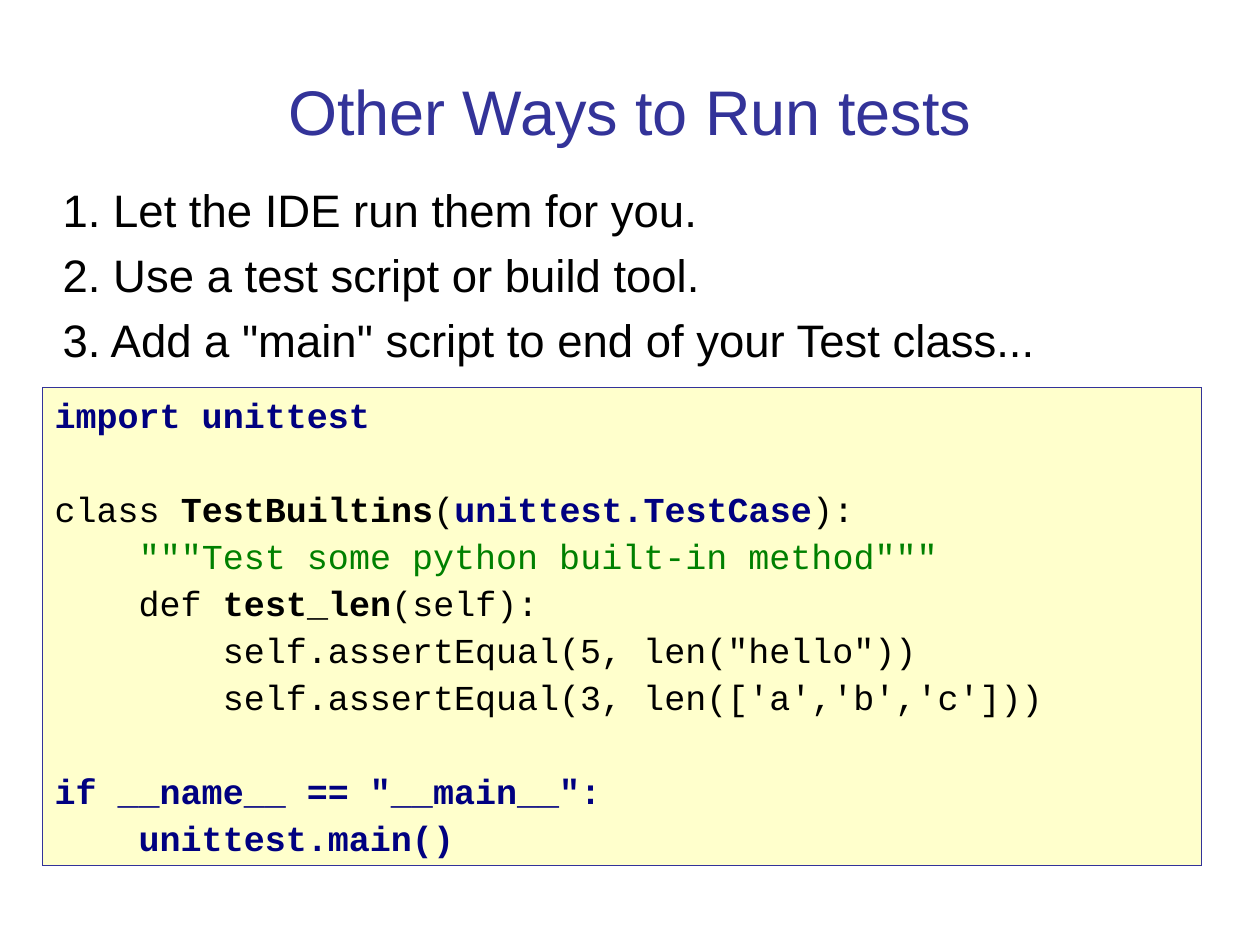
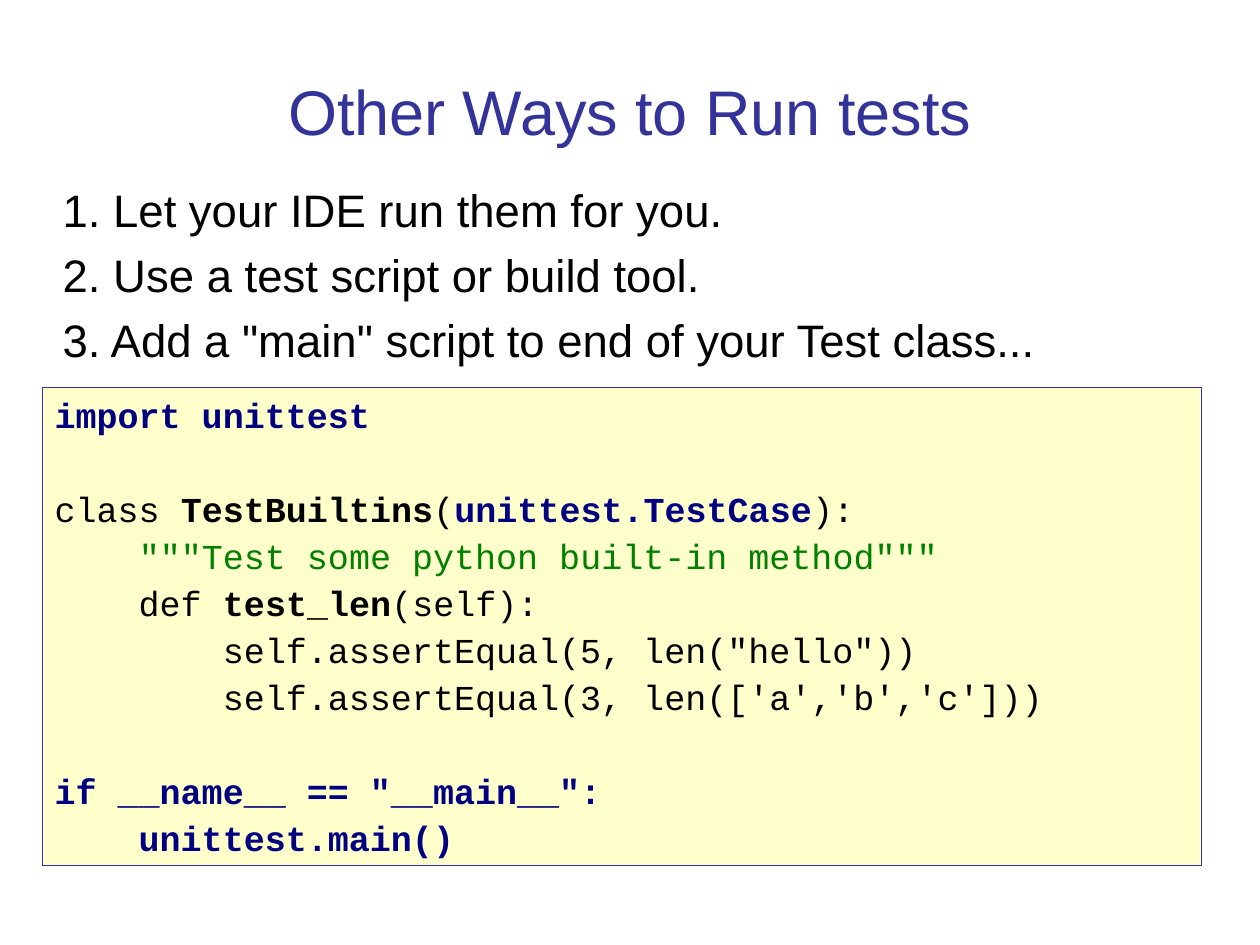
Before and after one commit to cpske/ISP, a slide deck: slide 5 of testing/PythonUnitTesting.ppt. Drawn at 1260x945 pixels with LibreOffice and Linux fonts; fonts in the diff are those of the drawing. Boxes give left, top, right and bottom in pixels: in the first picture for what was removed or moved away, otherwise in the second. Text is boxed around its words. In the diff, an @@ line names an element or a change of style, - is before the commit and + after.

```diff
--- a/testing/PythonUnitTesting.ppt
+++ b/testing/PythonUnitTesting.ppt
@@ text at [63, 194, 722, 237]: text changed @@
-1. Let the IDE run them for you.
+1. Let your IDE run them for you.
```
Also in this commit, not shown: 6 other slides changed, 1 slide added, 3 other files.
